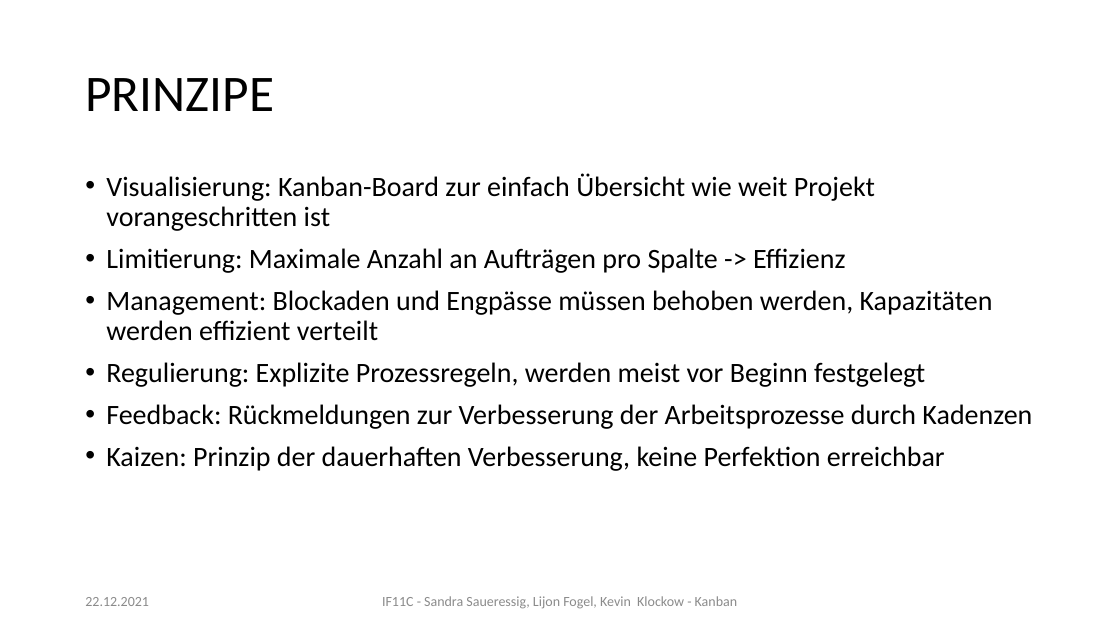
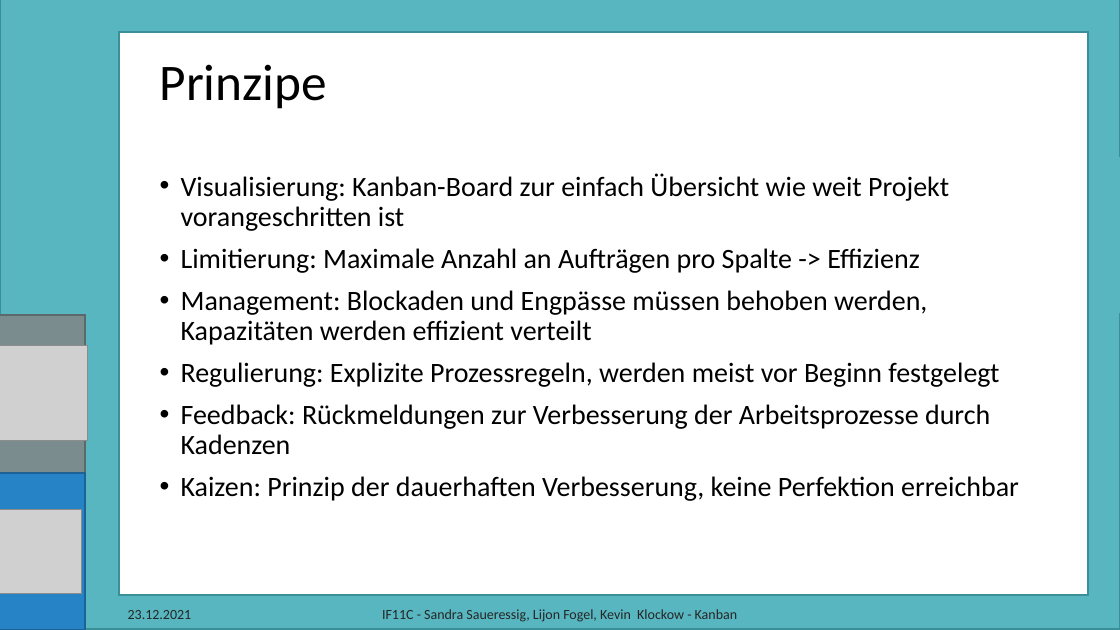
Before and after one commit to myLogic207/myLogic207.github.io, a slide deck: slide 8 of IF11C/plusd/resources/Kanban/Kanban_präs_new.pptx. Drawn at 1120x630 pixels with LibreOffice and Linux fonts; fonts in the diff are those of the drawing; grey boxes stand for pictures; background and template pictures are left out. Boxes give left, top, right and bottom in pixels: in the first picture for what was removed or moved away, otherwise in the second. Text is boxed around its words. In the diff, an @@ line names an element or a change of style, - is before the commit and + after.

```diff
--- a/IF11C/plusd/resources/Kanban/Kanban_präs_new.pptx
+++ b/IF11C/plusd/resources/Kanban/Kanban_präs_new.pptx
@@ freeform shape added at (0, 0, 1120, 630), fill #84ACB6, outline #588894 1.5 pt @@
@@ freeform shape added at (0, 0, 1120, 629), fill #58B6C0, outline #3A8F98 1.5 pt @@
@@ freeform shape added at (0, 0, 85, 630), fill #7A8C8E, outline #5B696B 1.5 pt @@
@@ freeform shape added at (0, 0, 85, 630), fill #2683C6, outline #1D6294 1.5 pt @@
@@ rectangle added at (119, 33, 1088, 596), fill #FFFFFF, outline #588894 1.5 pt @@
@@ rectangle added at (119, 32, 1088, 595), fill #FFFFFF, outline #3A8F98 1.5 pt @@
@@ title at (160, 64, 328, 109): text changed @@
-PRINZIPE
+Prinzipe
@@ text "Visualisierung: Kanban-Board zur einfach Übersicht ..." rewrapped from (106, 173, 1032, 471) to (181, 173, 1019, 501) @@
@@ picture added at (0, 345, 87, 440) @@
@@ picture added at (0, 510, 82, 594) @@
@@ text at (128, 610, 192, 619): text changed; text colour #8C8C8C to #262626 @@
-22.12.2021
+23.12.2021
@@ text "IF11C - Sandra Saueressig, Lijon ...": place and size @@
-text "IF11C - Sandra Saueressig, Lijon ..." at (382, 596, 737, 609)
+text "IF11C - Sandra Saueressig, Lijon ..." at (382, 609, 737, 622)
@@ text "IF11C - Sandra Saueressig, Lijon ..." at (382, 609, 737, 622): text colour #8C8C8C to #262626 @@
```
Also in this commit, not shown: 10 other slides changed, 1 slide added, 4 other files.
